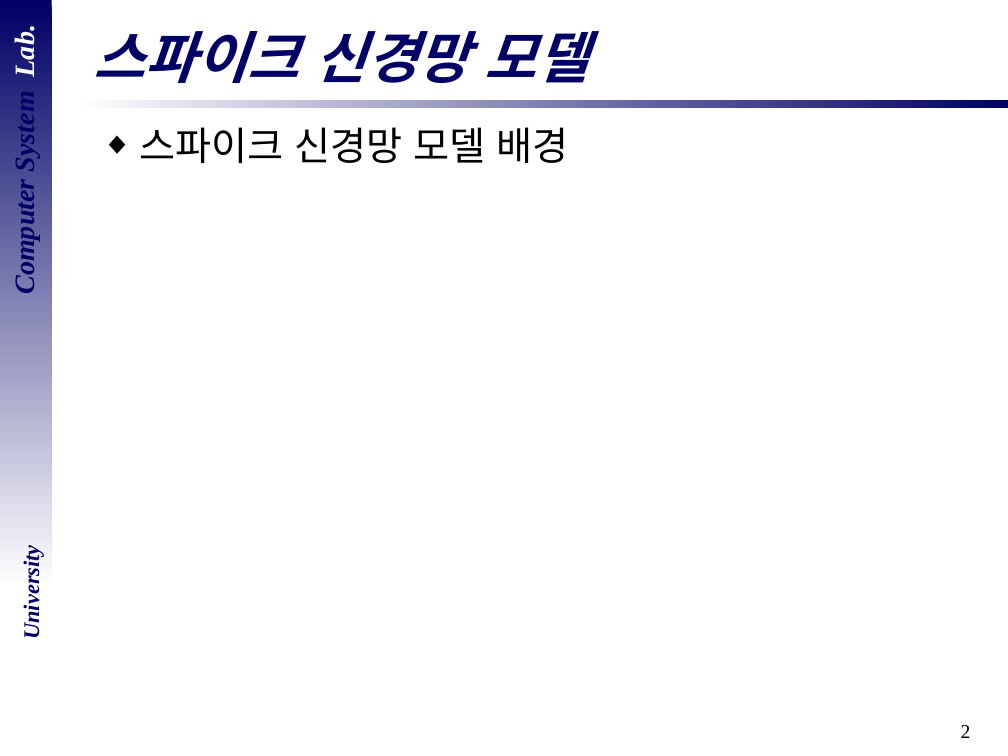
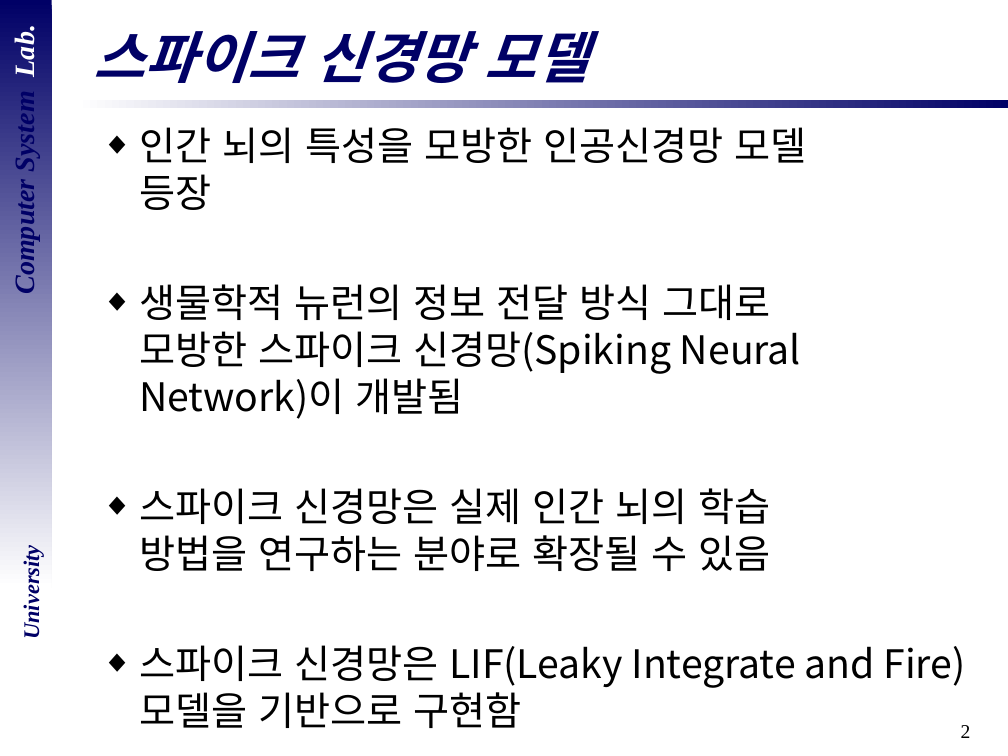
Before and after one commit to DevelopLee20/SNN, a slide deck: slide 2 of cs semina/졸업 논문 심사.pptx. Drawn at 1008x756 pixels with LibreOffice and Linux fonts; fonts in the diff are those of the drawing; background and template pictures are left out. Boxes give left, top, right and bottom in pixels: in the first picture for what was removed or moved away, otherwise in the second. Text is boxed around its words. In the diff, an @@ line names an element or a change of style, - is before the commit and + after.

```diff
--- a/cs semina/졸업 논문 심사.pptx
+++ b/cs semina/졸업 논문 심사.pptx
@@ text at box(139, 127, 966, 688): text changed @@
-◆ 스파이크 신경망 모델 배경
+◆ 인간 뇌의 특성을 모방한 인공신경망 모델
+  등장
+◆ 생물학적 뉴런의 정보 전달 방식 그대로
+  모방한 스파이크 신경망(Spiking Neural Network)이 개발됨
+◆ 스파이크 신경망은 실제 인간 뇌의 학습
+  방법을 연구하는 분야로 확장될 수 있음
+◆ 스파이크 신경망은 LIF(Leaky Integrate and Fire) 모델을 기반으로 구현함
```
Also in this commit, not shown: 10 other slides changed.
